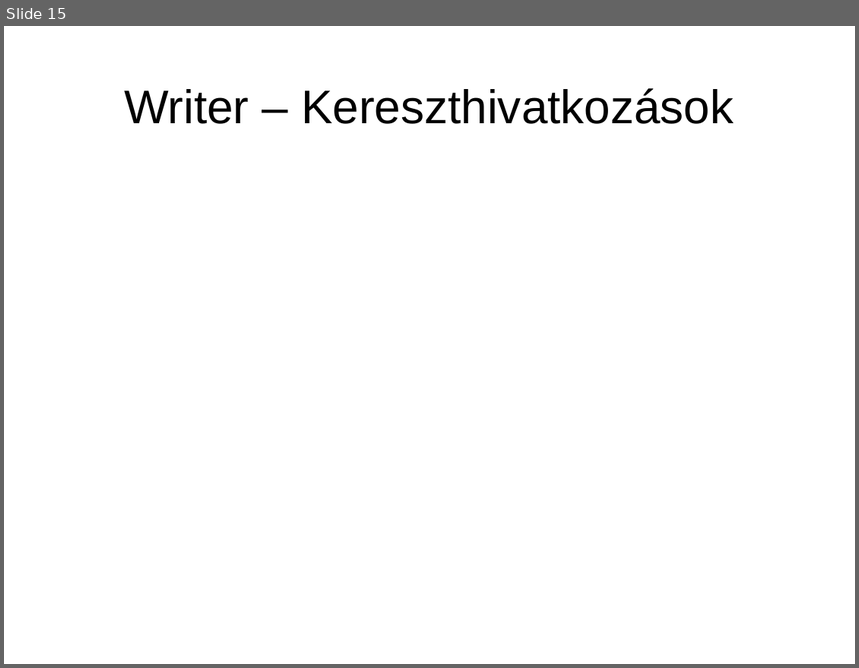
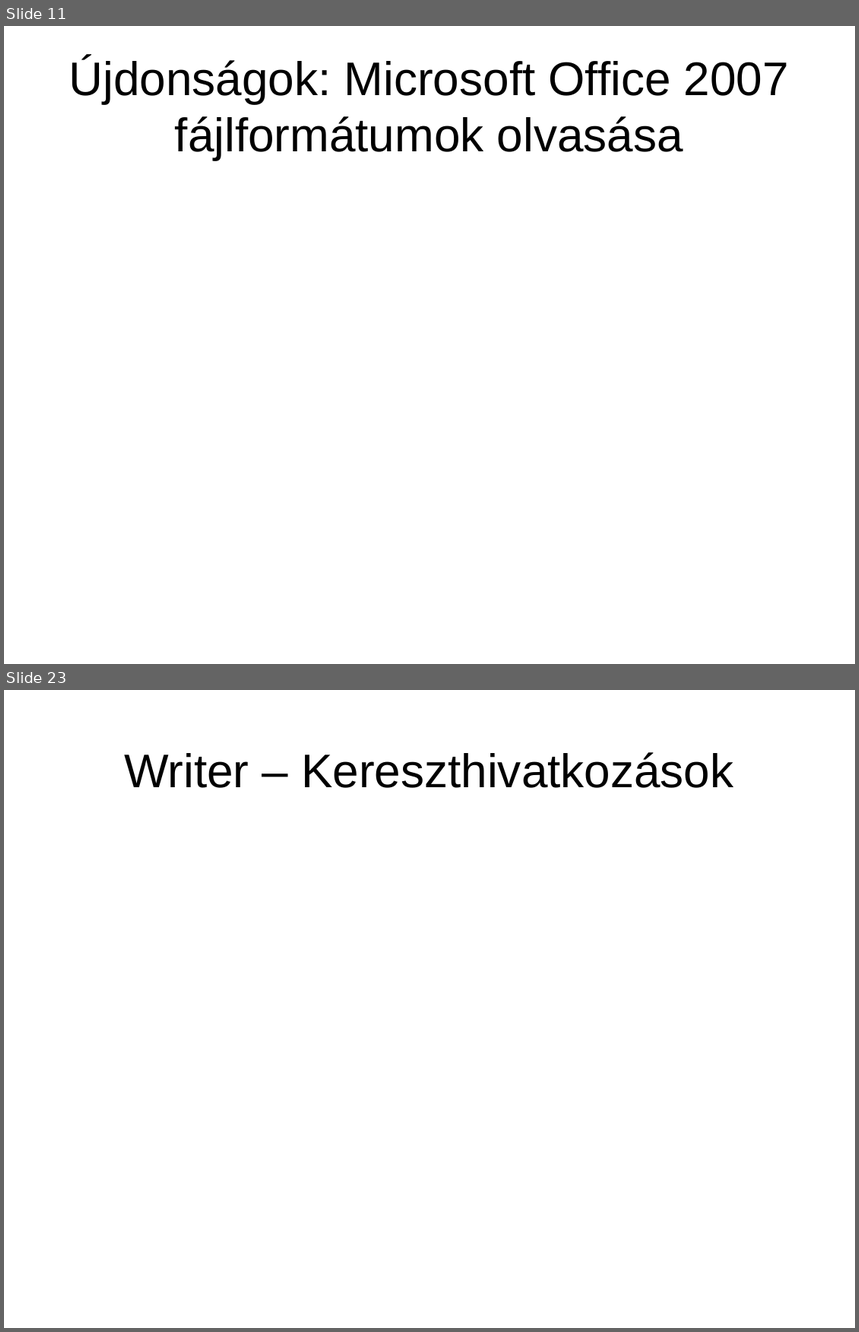
Before and after one commit to KAMI911/oxygenoffice, a slide deck: documents/marketing/hu/OpenOffice.org3_ujdonsagai.odp. Shown one above the other, each under a label of ours: slide 15 before the commit, slides 11 and 23 after it; the slides between them are not shown. The pictures are 859x668 and 859x1332 pixels, drawn with LibreOffice and Linux fonts; fonts in the diff are those of the drawing. Boxes give left, top, right and bottom in pixels: in the first picture for what was removed or moved away, otherwise in the second. Text is boxed around its words. In the diff, an @@ line names an element or a change of style, - is before the commit and + after.

```diff
--- a/documents/marketing/hu/OpenOffice.org3_ujdonsagai.odp
+++ b/documents/marketing/hu/OpenOffice.org3_ujdonsagai.odp
@@ slide 11 added at [4,26,855,664], background #FFFFFF @@
@@ title added at [69,57,789,161], 44 pt, text #000000 @@
+Újdonságok: Microsoft Office 2007 fájlformátumok olvasása
@@ what was slide 15 is now slide 23 @@
```
Also in this commit, not shown: 14 slides changed, 13 other slides added, 2 slides removed.
